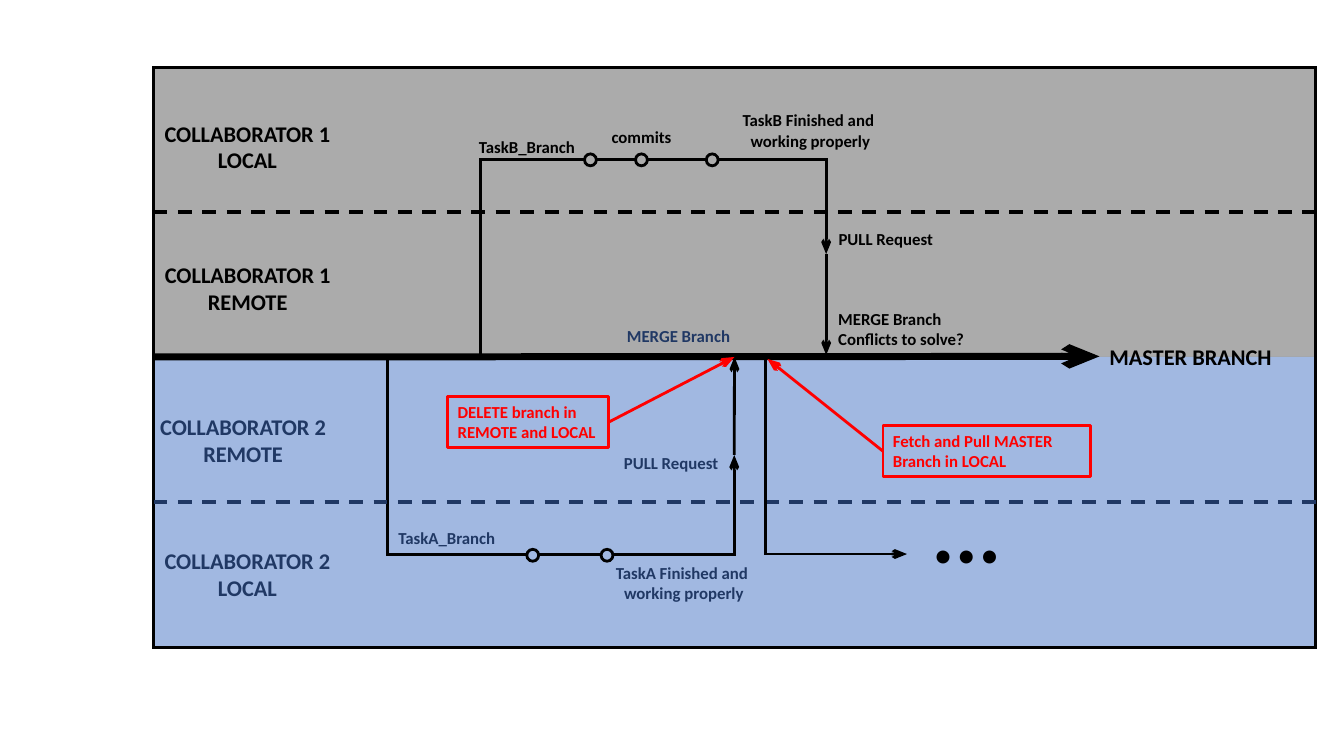
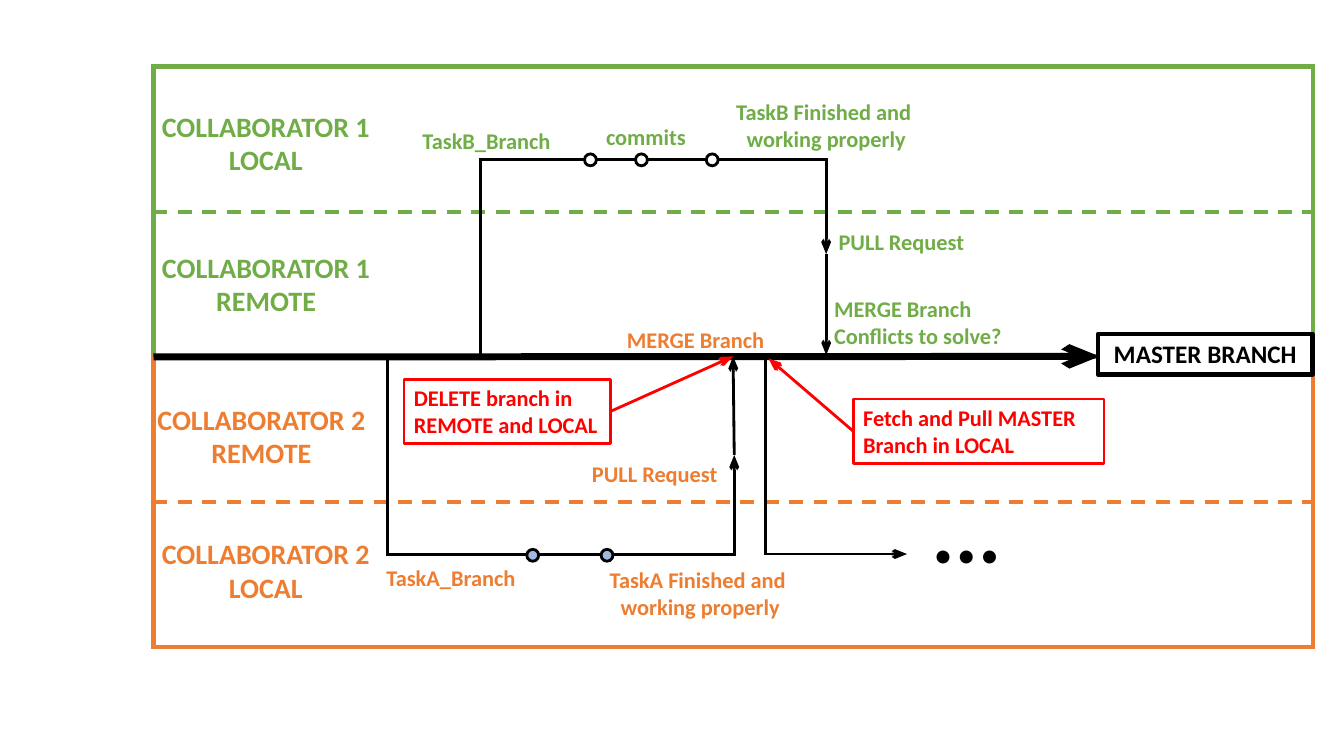
Before and after one commit to jahrWork/Visual-Studio-projects, a slide deck: slide 2 of doc/Figures/temp/tempStateDiagramGH.pptx. Drawn at 1344x756 pixels with LibreOffice and Linux fonts; fonts in the diff are those of the drawing. Boxes give left, top, right and bottom in pixels: in the first picture for what was removed or moved away, otherwise in the second. Text is boxed around its words. In the diff, an @@ line names an element or a change of style, - is before the commit and + after.

```diff
--- a/doc/Figures/temp/tempStateDiagramGH.pptx
+++ b/doc/Figures/temp/tempStateDiagramGH.pptx
@@ rectangle at (153, 67, 1313, 357): fill #595959 at 50% opacity to none; outline none to #70AD47 3 pt @@
@@ rectangle removed at (153, 68, 1316, 647) @@
@@ text "COLLABORATOR 1": place and size @@
-text "COLLABORATOR 1" at (165, 127, 330, 168)
+text "COLLABORATOR 1" at (162, 118, 369, 170)
@@ text "COLLABORATOR 1" at (162, 118, 369, 170): size 16 to 20 pt, text colour #000000 to #70AD47 @@
@@ text "TaskB Finished and": place and size @@
-text "TaskB Finished and" at (743, 114, 874, 150)
+text "TaskB Finished and" at (736, 104, 911, 151)
@@ size 12 to 16 pt, text colour #000000 to #70AD47 in 5 elements at (606, 129, 686, 145), (839, 235, 964, 254), (736, 104, 911, 151), (834, 301, 1001, 344), (422, 133, 550, 152) @@
@@ text "TaskB_Branch": place and size @@
-text "TaskB_Branch" at (479, 141, 575, 156)
+text "TaskB_Branch" at (422, 133, 550, 152)
@@ fill #ACACAC to #FFFFFF in 3 elements at (585, 154, 597, 166), (636, 154, 648, 166), (707, 154, 719, 166) @@
@@ line moved from (153, 212) - (1316, 212) to (153, 212) - (1313, 212) @@
@@ line (153, 212) - (1313, 212): stroke #000000 2.5 pt dashed to #70AD47 2.5 pt dashed @@
@@ text "COLLABORATOR 1" at (162, 259, 370, 311): size 16 to 20 pt, text colour #000000 to #70AD47 @@
@@ text "COLLABORATOR 1": place and size @@
-text "COLLABORATOR 1" at (165, 268, 330, 310)
+text "COLLABORATOR 1" at (162, 259, 370, 311)
@@ text "MERGE Branch": place and size @@
-text "MERGE Branch" at (838, 313, 964, 345)
+text "MERGE Branch" at (834, 301, 1001, 344)
@@ rectangle at (153, 357, 1313, 648): fill #4472C4 at 50% opacity to none; outline none to #ED7D31 3 pt @@
@@ arrow moved from (609, 422) - (735, 357) to (611, 411) - (733, 357) @@
@@ arrow moved from (883, 452) - (767, 359) to (854, 432) - (768, 359) @@
@@ rectangle "MASTER BRANCH": place and size @@
-rectangle "MASTER BRANCH" at (1109, 350, 1271, 371)
+rectangle "MASTER BRANCH" at (1098, 334, 1313, 374)
@@ rectangle "MASTER BRANCH" at (1098, 334, 1313, 374): size 16 to 18 pt; fill none to #FFFFFF; outline none to #000000 3 pt @@
@@ rectangle "DELETE branch in" at (404, 379, 611, 444): size 12 to 16 pt @@
@@ rectangle "DELETE branch in": place and size @@
-rectangle "DELETE branch in" at (448, 397, 609, 448)
+rectangle "DELETE branch in" at (404, 379, 611, 444)
@@ text "COLLABORATOR 2" at (157, 411, 365, 463): size 16 to 20 pt, text colour #203864 to #ED7D31 @@
@@ text "COLLABORATOR 2": place and size @@
-text "COLLABORATOR 2" at (160, 420, 326, 462)
+text "COLLABORATOR 2" at (157, 411, 365, 463)
@@ rectangle "Fetch and Pull MASTER": place and size @@
-rectangle "Fetch and Pull MASTER" at (883, 425, 1091, 476)
+rectangle "Fetch and Pull MASTER" at (854, 399, 1105, 464)
@@ rectangle "Fetch and Pull MASTER" at (854, 399, 1105, 464): size 12 to 16 pt @@
@@ text "PULL Request": place and size @@
-text "PULL Request" at (624, 458, 718, 472)
+text "PULL Request" at (592, 467, 717, 486)
@@ line moved from (153, 502) - (1316, 502) to (153, 502) - (1313, 502) @@
@@ line (153, 502) - (1313, 502): stroke #203864 2.5 pt dashed to #ED7D31 2.5 pt dashed @@
@@ text "COLLABORATOR 2": place and size @@
-text "COLLABORATOR 2" at (165, 554, 330, 596)
+text "COLLABORATOR 2" at (162, 545, 369, 598)
@@ text "COLLABORATOR 2" at (162, 545, 369, 598): size 16 to 20 pt, text colour #203864 to #ED7D31 @@
@@ size 12 to 16 pt, text colour #203864 to #ED7D31 in 4 elements at (627, 332, 764, 354), (592, 467, 717, 486), (610, 572, 786, 619), (386, 570, 515, 589) @@
@@ text "TaskA_Branch": place and size @@
-text "TaskA_Branch" at (398, 532, 495, 547)
+text "TaskA_Branch" at (386, 570, 515, 589)
```
Also in this commit, not shown: 2 other files.
